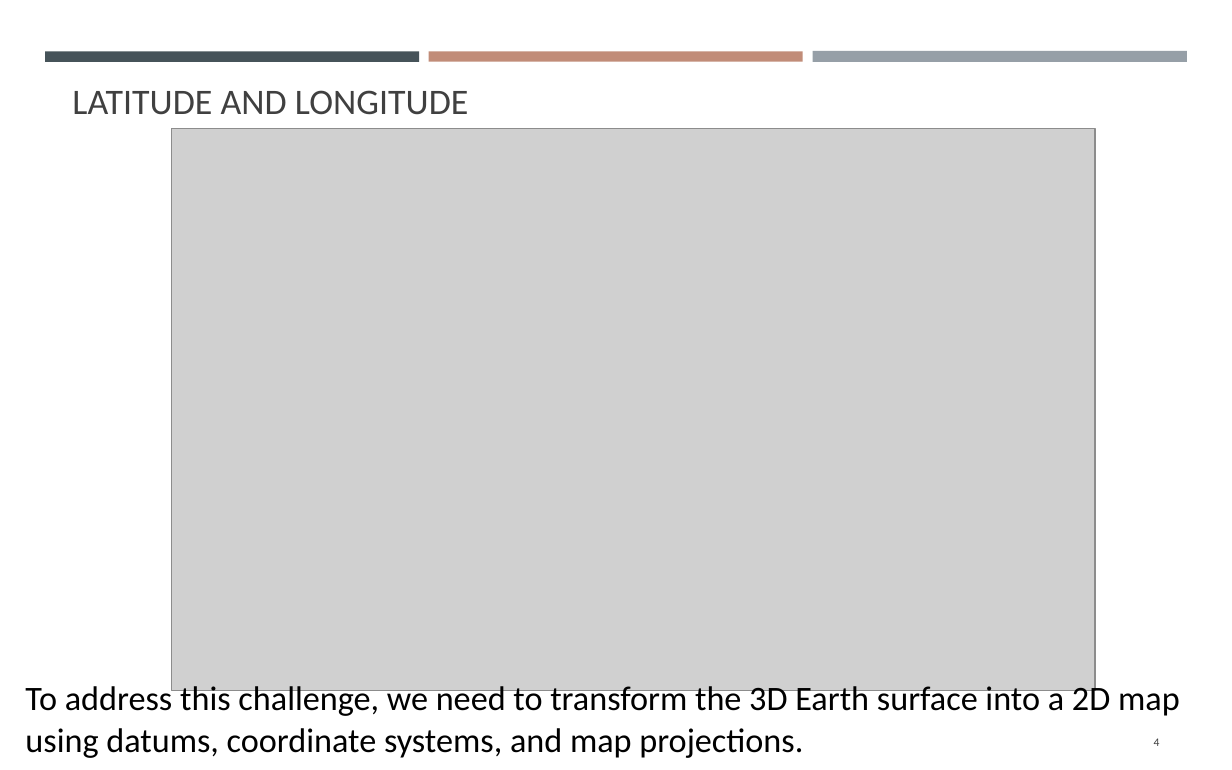
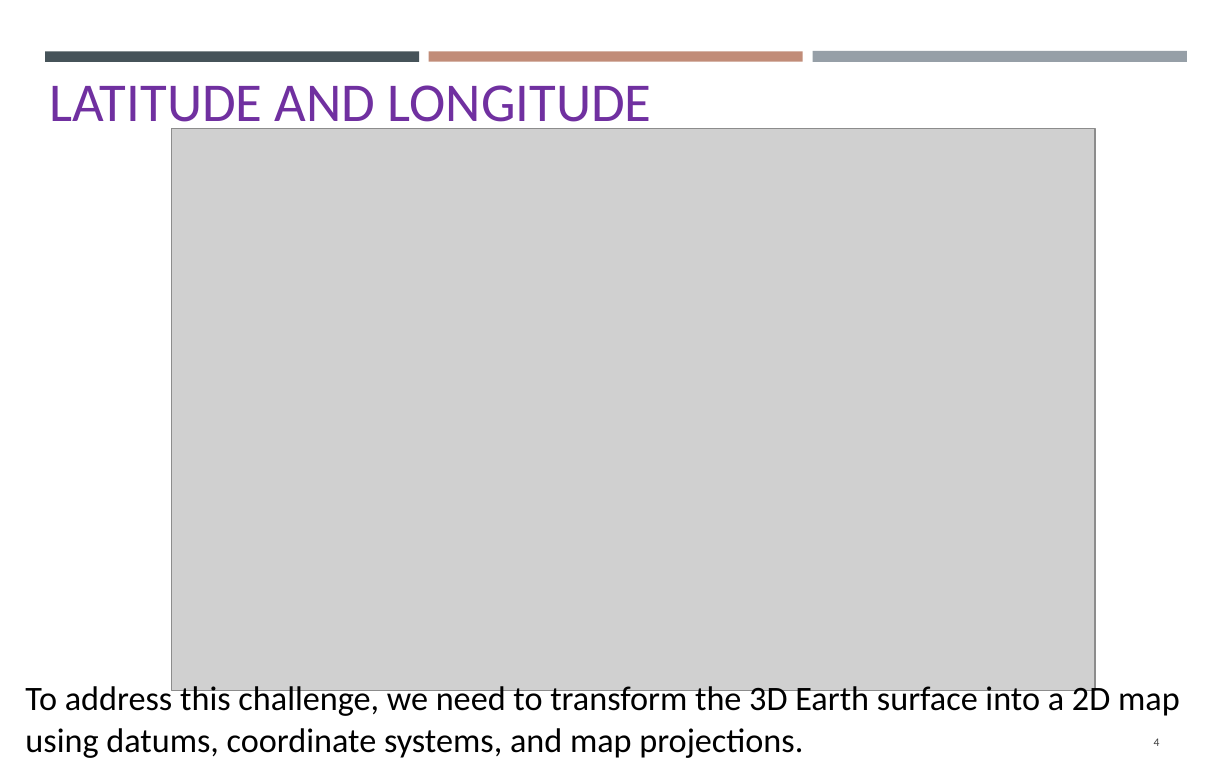
Before and after one commit to gisynw/GIS_I, a slide deck: slide 4 of docs/Lectures/Week03/Week03_GEOG2475_Datum_Tuesday.pptx. Drawn at 1232x770 pixels with LibreOffice and Linux fonts; fonts in the diff are those of the drawing; grey boxes stand for pictures. Boxes give left, top, right and bottom in pixels: in the first picture for what was removed or moved away, otherwise in the second. Text is boxed around its words. In the diff, an @@ line names an element or a change of style, - is before the commit and + after.

```diff
--- a/docs/Lectures/Week03/Week03_GEOG2475_Datum_Tuesday.pptx
+++ b/docs/Lectures/Week03/Week03_GEOG2475_Datum_Tuesday.pptx
@@ title "LATITUDE AND LONGITUDE": place and size @@
-title "LATITUDE AND LONGITUDE" at box(72, 90, 469, 115)
+title "LATITUDE AND LONGITUDE" at box(50, 85, 652, 134)
@@ title "LATITUDE AND LONGITUDE" at box(50, 85, 652, 134): size 18.9 to 28.8 pt, text colour #404040 to #7030A0 @@
```
Also in this commit, not shown: 5 other slides changed, 12 slides added, 5 other files.
